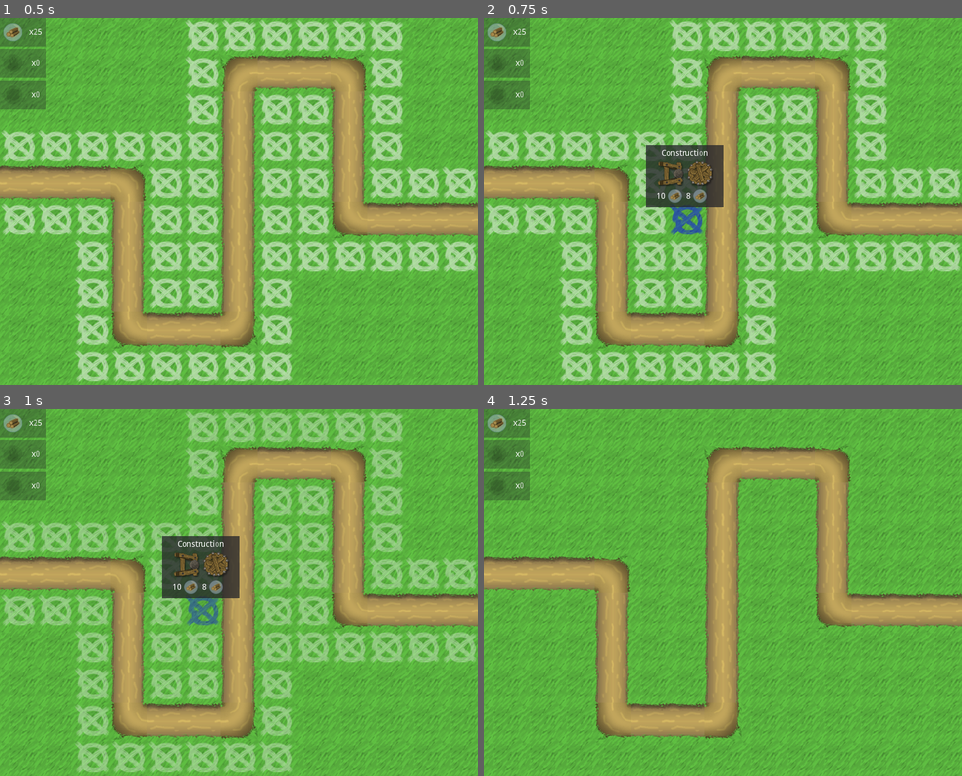
Above: before the commit, frames 1-4 (two rows, left to right).
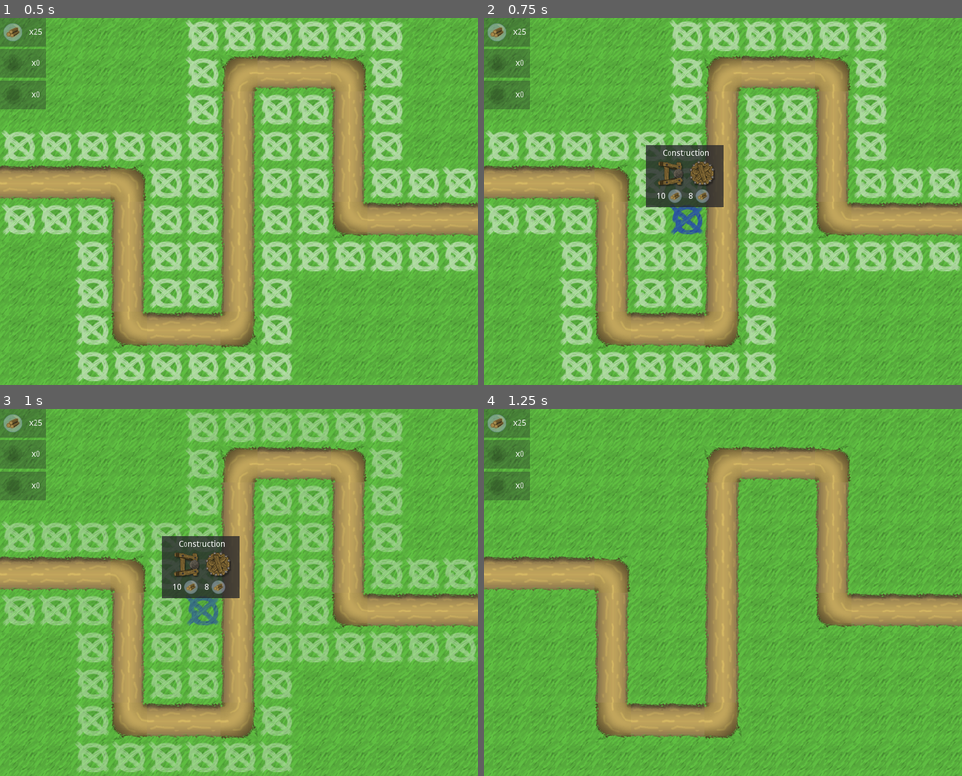
Above: after the commit, the same moments.

Repository: clprod/PAJJam
Game: Godot game, scene res://scenes/game.tscn
The game is run twice, just before and just after one commit, with the same random seed, the same clock (stepped at 60 frames per second) and the same inputs.
Inputs (mouse positions are in pixels of both pictures, inside the frame that each line leads up to):
- Up to frame 1 (0.5 s): no input
- Up to frame 2 (0.75 s): tap Enter (ui_accept) at 0.5 s; move the mouse to (684, 219) at 0.52 s; click (684, 219) at 0.67 s
- Up to frame 3 (1 s): tap Enter (ui_accept) at 0.77 s
- Up to frame 4 (1.25 s): no input

Frame 1 is identical in both runs. In frame 2, 0.4% of the frame differs, in the area x 37-49%, y 35-51%; in frame 3, 0.4%; in frame 4, nothing differs.

Commit message:
upgrade menu now repairs towers

Diff:
--- a/scenes/game.tscn
+++ b/scenes/game.tscn
@@ -79,11 +79,14 @@
 
 [node name="construction_menu" parent="ui" index="4" instance=ExtResource( 9 )]
 
+visible = false
 _sections_unfolded = [ "Mouse", "Rect" ]
 projectile_tower_base = ExtResource( 10 )
 aoe_tower_base = ExtResource( 11 )
 
 [node name="upgrade_menu" parent="ui" index="5" instance=ExtResource( 12 )]
+
+visible = false
 
 [connection signal="fire_changed" from="." to="ui/ressource_fire" method="set_amount"]
 
--- a/scenes/towers/tower_aoe.tscn
+++ b/scenes/towers/tower_aoe.tscn
@@ -37,6 +37,9 @@
 
 script = ExtResource( 1 )
 _sections_unfolded = [ "Transform" ]
+original_scene = "res://scenes/towers/tower_aoe.tscn"
+fire_scene = null
+ice_scene = null
 aoe = true
 attack_cooldown = 1
 durability = 10
--- a/scenes/towers/tower_projectile.tscn
+++ b/scenes/towers/tower_projectile.tscn
@@ -20,6 +20,9 @@
 
 script = ExtResource( 1 )
 _sections_unfolded = [ "Transform" ]
+original_scene = "res://scenes/towers/tower_projectile.tscn"
+fire_scene = ""
+ice_scene = ""
 aoe = false
 attack_cooldown = 0.7
 durability = 10
--- a/scenes/ui/construction_menu.tscn
+++ b/scenes/ui/construction_menu.tscn
@@ -80,7 +80,7 @@
 anchor_top = 0.0
 anchor_right = 0.0
 anchor_bottom = 0.0
-margin_right = 100.0
+margin_right = 104.0
 margin_bottom = 14.0
 rect_pivot_offset = Vector2( 0, 0 )
 rect_clip_content = false
@@ -103,7 +103,7 @@
 anchor_right = 0.0
 anchor_bottom = 0.0
 margin_top = 18.0
-margin_right = 100.0
+margin_right = 104.0
 margin_bottom = 94.0
 rect_pivot_offset = Vector2( 0, 0 )
 rect_clip_content = false
@@ -207,14 +207,31 @@
 stretch_mode = 0
 _sections_unfolded = [ "Rect" ]
 
-[node name="VBoxContainer2" type="VBoxContainer" parent="Control/Panel/VBoxContainer/HBoxContainer" index="1"]
+[node name="Control" type="Control" parent="Control/Panel/VBoxContainer/HBoxContainer" index="1"]
 
 anchor_left = 0.0
 anchor_top = 0.0
 anchor_right = 0.0
 anchor_bottom = 0.0
 margin_left = 52.0
-margin_right = 100.0
+margin_right = 52.0
+margin_bottom = 76.0
+rect_pivot_offset = Vector2( 0, 0 )
+rect_clip_content = false
+mouse_filter = 0
+mouse_default_cursor_shape = 0
+size_flags_horizontal = 3
+size_flags_vertical = 1
+_sections_unfolded = [ "Size Flags" ]
+
+[node name="VBoxContainer2" type="VBoxContainer" parent="Control/Panel/VBoxContainer/HBoxContainer" index="2"]
+
+anchor_left = 0.0
+anchor_top = 0.0
+anchor_right = 0.0
+anchor_bottom = 0.0
+margin_left = 56.0
+margin_right = 104.0
 margin_bottom = 76.0
 rect_pivot_offset = Vector2( 0, 0 )
 rect_clip_content = false
--- a/scenes/ui/upgrade_menu.tscn
+++ b/scenes/ui/upgrade_menu.tscn
@@ -18,6 +18,7 @@
 size_flags_horizontal = 1
 size_flags_vertical = 1
 script = ExtResource( 1 )
+repair_price = 6
 
 [node name="Control" type="Control" parent="." index="0"]
 
--- a/scripts/construction_menu.gd
+++ b/scripts/construction_menu.gd
@@ -15,17 +15,17 @@
 func open():
 	if get_node("/root/game").wood_nb < projectile_tower_price:
 		$Control/Panel/VBoxContainer/HBoxContainer/VBoxContainer/proj_button.disabled = true
-		$Control/Panel/VBoxContainer/HBoxContainer/VBoxContainer/proj_price_container.modulate = Color(1, 0, 0, 0.7)
+		$Control/Panel/VBoxContainer/HBoxContainer/VBoxContainer.modulate = Color(1, 0, 0, 0.7)
 	else:
 		$Control/Panel/VBoxContainer/HBoxContainer/VBoxContainer/proj_button.disabled = false
-		$Control/Panel/VBoxContainer/HBoxContainer/VBoxContainer/proj_price_container.modulate = Color(1, 1, 1, 1)
+		$Control/Panel/VBoxContainer/HBoxContainer/VBoxContainer.modulate = Color(1, 1, 1, 1)
 
 	if get_node("/root/game").wood_nb < aoe_tower_price:
 		$Control/Panel/VBoxContainer/HBoxContainer/VBoxContainer2/aoe_button.disabled = true
-		$Control/Panel/VBoxContainer/HBoxContainer/VBoxContainer2/aoe_price_container.modulate = Color(1, 0, 0, 0.7)
+		$Control/Panel/VBoxContainer/HBoxContainer/VBoxContainer2.modulate = Color(1, 0, 0, 0.7)
 	else:
 		$Control/Panel/VBoxContainer/HBoxContainer/VBoxContainer2/aoe_button.disabled = false
-		$Control/Panel/VBoxContainer/HBoxContainer/VBoxContainer2/aoe_price_container.modulate = Color(1, 1, 1, 1)
+		$Control/Panel/VBoxContainer/HBoxContainer/VBoxContainer2.modulate = Color(1, 1, 1, 1)
 
 	show()
 
--- a/scripts/ruins.gd
+++ b/scripts/ruins.gd
@@ -1,4 +1,8 @@
 extends Sprite
+
+var original_tower
+var fire_tower
+var ice_tower
 
 func _on_Area2D_input_event(viewport, event, shape_idx):
 	if event is InputEventMouseButton and event.pressed:
@@ -6,6 +10,9 @@
 		menu.open()
 		menu.rect_position = global_position
 		menu.ruins = self
+		menu.original_tower = original_tower
+		menu.fire_tower = fire_tower
+		menu.ice_tower = ice_tower
 
 func _on_Area2D_mouse_entered():
 	self_modulate = Color(0, 0, 1, 0.5)
--- a/scripts/tower.gd
+++ b/scripts/tower.gd
@@ -1,6 +1,10 @@
 extends Node2D
 
 signal durability_changed(new, maximum)
+
+export(String) var original_scene = ""
+export(String) var fire_scene = ""
+export(String) var ice_scene = ""
 
 export(bool) var aoe = false
 export(float) var attack_cooldown = 1
@@ -57,7 +61,6 @@
 	projectile.direction = (to_attack.global_position - global_position).normalized()
 
 func destroy_tower():
-	print("tower destroyed")
 	if durability_control != null:
 		disconnect("durability_changed", durability_control, "set_durability")
 		durability_control.hide()
@@ -65,6 +68,10 @@
 	var ruins = ruin_scene.instance()
 	get_node("/root/game/towers").add_child(ruins)
 	ruins.position = position
+	ruins.original_tower = original_scene
+	ruins.fire_tower = fire_scene
+	ruins.ice_tower = ice_scene
+
 	queue_free()
 
 func find_last():
--- a/scripts/upgrade_menu.gd
+++ b/scripts/upgrade_menu.gd
@@ -1,18 +1,59 @@
 extends Control
 
+export(int) var repair_price = 6
+
 var ruins
-var original_tower
-var fire_tower
-var ice_tower
+var original_tower = ""
+var fire_tower = ""
+var ice_tower = ""
 
 func open():
 	show()
+	$Control/Panel/HBoxContainer/repair_container/repair_price_container/repair_price_label.text = str(repair_price)
+	if get_node("/root/game").wood_nb < repair_price:
+		$Control/Panel/HBoxContainer/repair_container/repair_price_container.modulate = Color(1, 0, 0, 0.7)
+		$Control/Panel/HBoxContainer/repair_container/repair_price_container/repair_button.disabled = true
+	else:
+		$Control/Panel/HBoxContainer/repair_container/repair_price_container.modulate = Color(1, 1, 1, 1)
+		$Control/Panel/HBoxContainer/repair_container/repair_price_container/repair_button.disabled = false
+
+	if fire_tower == "":
+		print("no fire tower")
+		$Control/Panel/HBoxContainer/upgrade_container/HBoxContainer/fire_button.self_modulate = Color(0, 0, 0, 0.5)
+		$Control/Panel/HBoxContainer/upgrade_container/HBoxContainer/fire_button.disabled = true
+	elif get_node("/root/game").fire_nb < 1:
+		print("not enough tower")
+		$Control/Panel/HBoxContainer/upgrade_container/HBoxContainer/fire_button.self_modulate = Color(1, 0, 0, 0.7)
+		$Control/Panel/HBoxContainer/upgrade_container/HBoxContainer/fire_button.disabled = true
+	else:
+		$Control/Panel/HBoxContainer/upgrade_container/HBoxContainer/fire_button.self_modulate = Color(1, 1, 1, 1)
+		$Control/Panel/HBoxContainer/upgrade_container/HBoxContainer/fire_button.disabled = false
+
+	if ice_tower == "":
+		$Control/Panel/HBoxContainer/upgrade_container/HBoxContainer/ice_button.self_modulate = Color(0, 0, 0, 0.7)
+		$Control/Panel/HBoxContainer/upgrade_container/HBoxContainer/ice_button.disabled = true
+	elif get_node("/root/game").ice_nb < 1:
+		$Control/Panel/HBoxContainer/upgrade_container/HBoxContainer/ice_button.self_modulate = Color(1, 0, 0, 0.7)
+		$Control/Panel/HBoxContainer/upgrade_container/HBoxContainer/ice_button.disabled = true
+	else:
+		$Control/Panel/HBoxContainer/upgrade_container/HBoxContainer/ice_button.self_modulate = Color(1, 1, 1, 1)
+		$Control/Panel/HBoxContainer/upgrade_container/HBoxContainer/ice_button.disabled = false
 
 func _on_repair_button_pressed():
-	pass # replace with function body
+	place_tower(load(original_tower).instance())
+	get_node("/root/game").change_wood(-repair_price)
+	hide()
+	remove_ruins()
 
 func _on_fire_button_pressed():
 	pass # replace with function body
 
 func _on_ice_button_pressed():
 	pass # replace with function body
+
+func place_tower(tower):
+	tower.position = ruins.position
+	get_node("/root/game/towers").add_child(tower)
+
+func remove_ruins():
+	ruins.queue_free()
